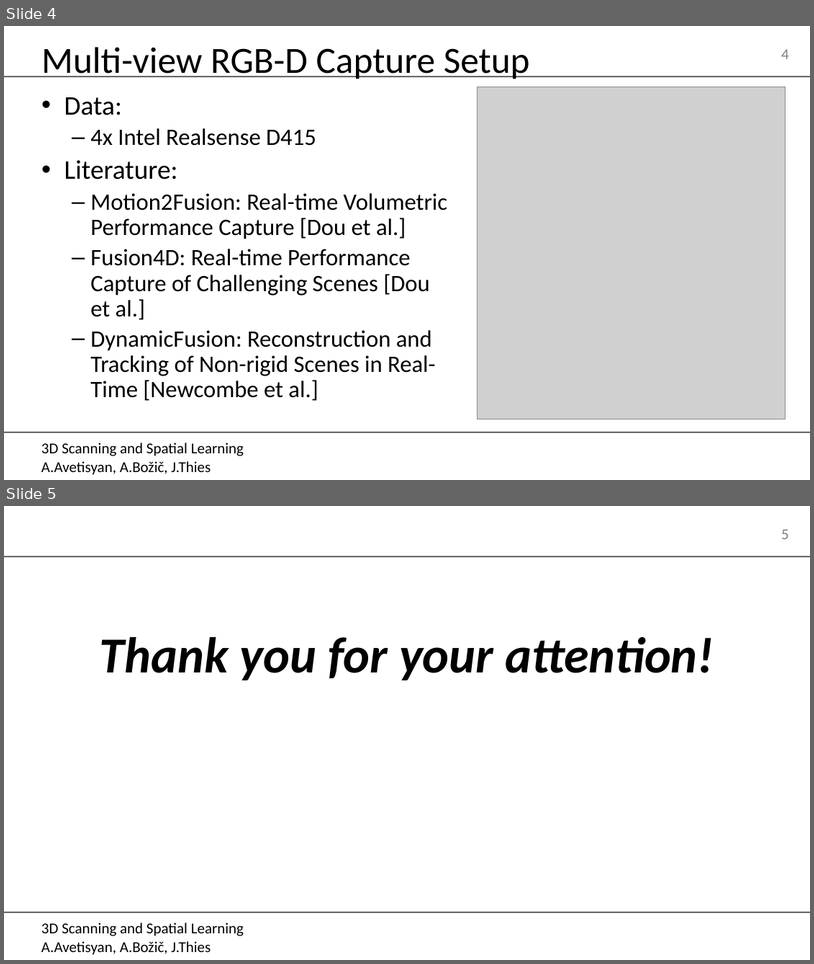
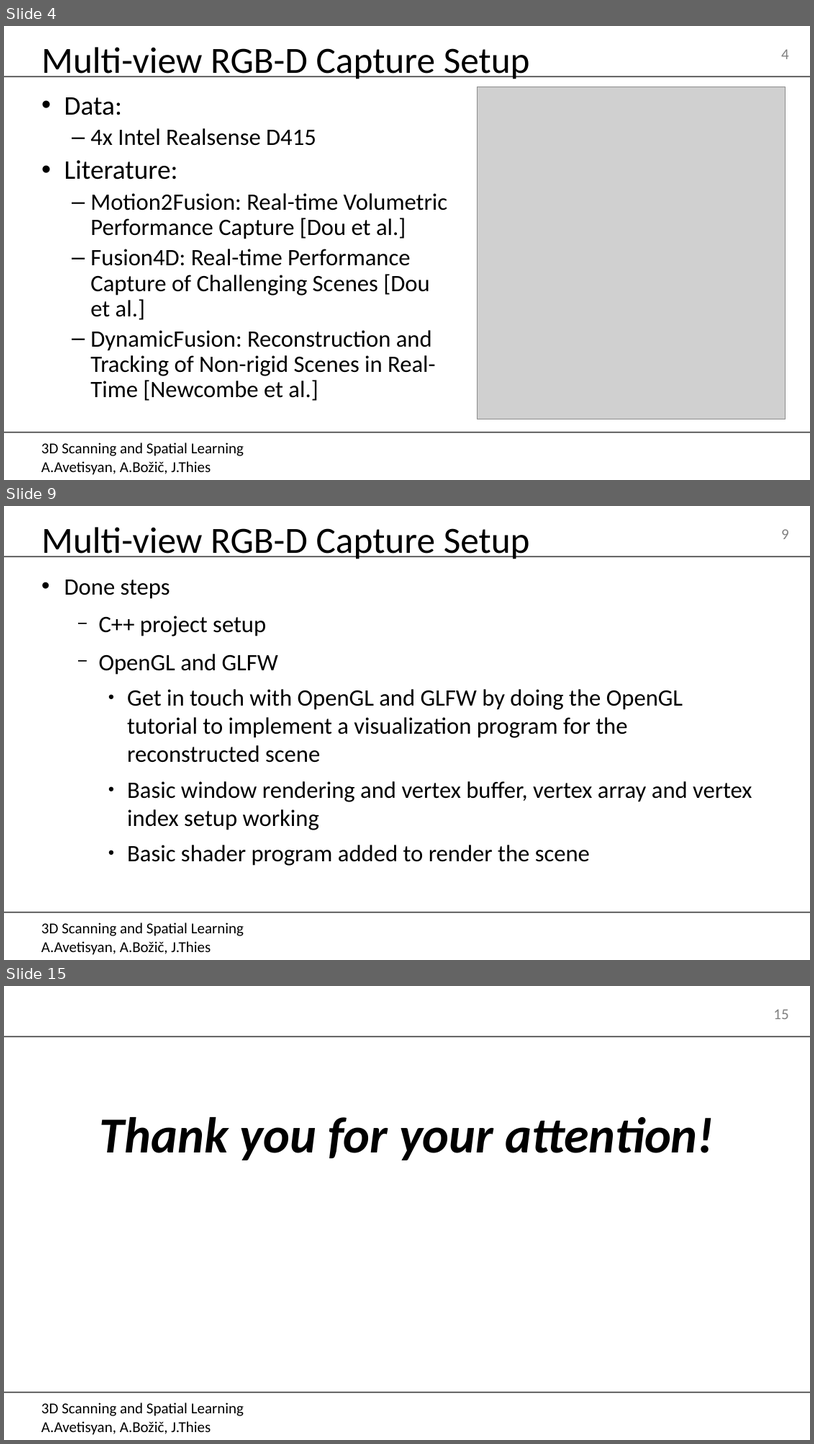
Before and after one commit to MarcelBruckner-TUMProjects/Volumetric-Fusion, a slide deck: Presentations/Presentation.odp. Shown one above the other, each under a label of ours: slides 4 and 5 before the commit, slides 4, 9 and 15 after it; the slides between them are not shown. The pictures are 814x964 and 814x1444 pixels, drawn with LibreOffice and Linux fonts; fonts in the diff are those of the drawing; grey boxes stand for pictures; background and template pictures are left out. Boxes give left, top, right and bottom in pixels: in the first picture for what was removed or moved away, otherwise in the second. Text is boxed around its words. In the diff, an @@ line names an element or a change of style, - is before the commit and + after.

Commit message:
Added basic presentation structure

```diff
--- a/Presentations/Presentation.odp
+++ b/Presentations/Presentation.odp
@@ slide 9 added at <box>4,506,810,960</box>, background #FFFFFF; not listed: 4 template elements that a slide beside it also shows @@
@@ title added at <box>41,527,530,559</box>, 44 pt, text #000000 @@
+Multi-view RGB-D Capture Setup
@@ text added at <box>64,579,752,865</box>, 28 pt, text #000000 @@
+• Done steps
+  − C++ project setup
+  − OpenGL and GLFW
+    ● Get in touch with OpenGL and GLFW by doing the OpenGL tutorial to implement a visualization program for the reconstructed scene
+    ● Basic window rendering and vertex buffer, vertex array and vertex index setup working
+    ● Basic shader program added to render the scene
@@ what was slide 5 is now slide 15 @@
@@ page number at <box>774,1009,789,1019</box>: text changed @@
-5
+15
```
Also in this commit, not shown: 9 other slides added, 1 other file.
